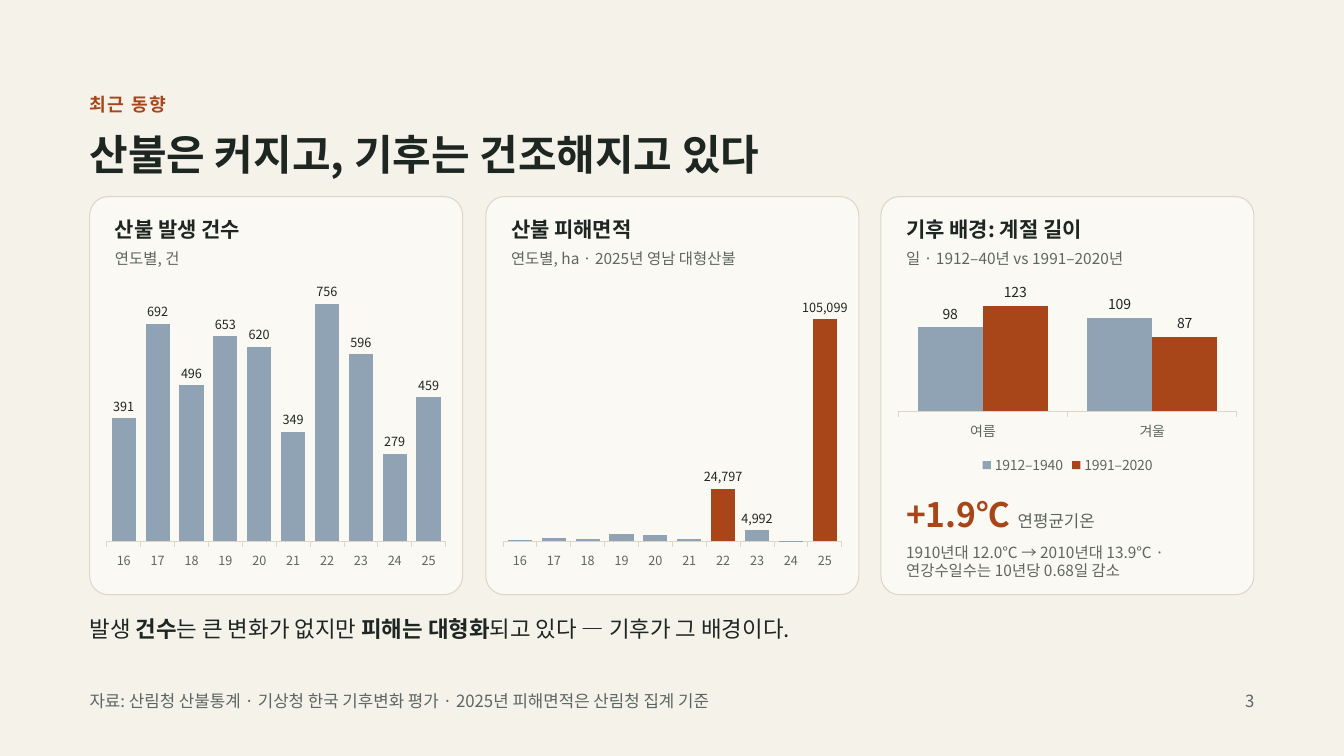
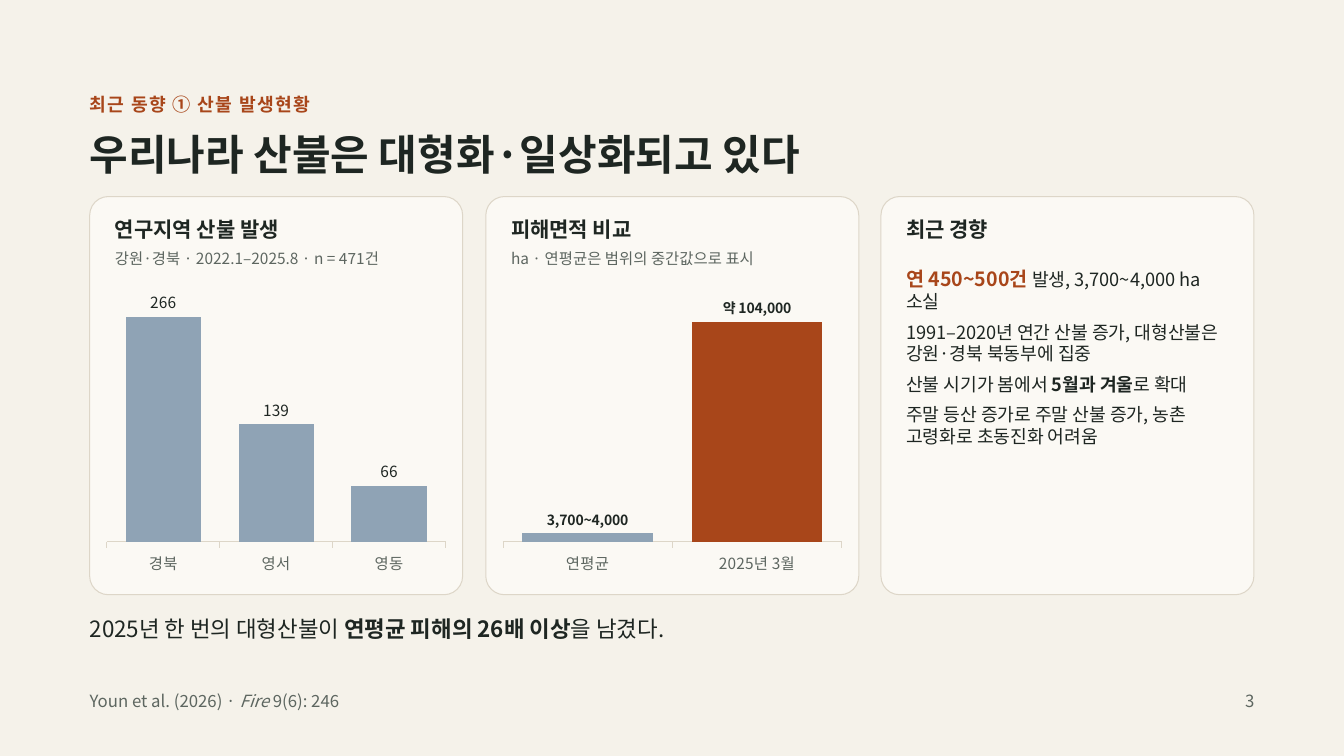
Before and after one commit to otterlee0208/otterlee, a slide deck: slide 3 of 산불논문_발표자료_수정본.pptx. Drawn at 1344x756 pixels with LibreOffice and Linux fonts; fonts in the diff are those of the drawing. Boxes give left, top, right and bottom in pixels: in the first picture for what was removed or moved away, otherwise in the second. Text is boxed around its words. In the diff, an @@ line names an element or a change of style, - is before the commit and + after.

```diff
--- a/산불논문_발표자료_수정본.pptx
+++ b/산불논문_발표자료_수정본.pptx
@@ text at <box>90,95,311,113</box>: text changed @@
-최근 동향
+최근 동향 ① 산불 발생현황
@@ title at <box>90,134,800,174</box>: text changed @@
-산불은 커지고, 기후는 건조해지고 있다
+우리나라 산불은 대형화·일상화되고 있다
@@ text at <box>115,219,279,239</box>: text changed @@
-산불 발생 건수
+연구지역 산불 발생
@@ text at <box>511,219,632,239</box>: text changed @@
-산불 피해면적
+피해면적 비교
@@ text at <box>906,219,989,239</box>: text changed @@
-기후 배경: 계절 길이
+최근 경향
@@ text at <box>115,251,379,265</box>: text changed @@
-연도별, 건
+강원·경북 · 2022.1–2025.8 · n = 471건
@@ text at <box>511,251,754,265</box>: text changed @@
-연도별, ha · 2025년 영남 대형산불
+ha · 연평균은 범위의 중간값으로 표시
@@ text removed at <box>906,251,1123,265</box> @@
-일 · 1912–40년 vs 1991–2020년
@@ text added at <box>906,269,1219,445</box>, 13 pt, text #1E2622 @@
+연 450~500건 발생, 3,700~4,000 ha 소실
+1991–2020년 연간 산불 증가, 대형산불은 강원·경북 북동부에 집중
+산불 시기가 봄에서 5월과 겨울로 확대
+주말 등산 증가로 주말 산불 증가, 농촌 고령화로 초동진화 어려움
@@ column chart at <box>100,282,453,580</box> @@
-categories: 16, 17, 18, 19, 20, 21, 22, 23, 24, 25
+categories: 경북, 영서, 영동
-Series 1: 391, 692, 496, 653, 620, 349, 756, 596, 279, 459
+Series 1: 266, 139, 66
@@ data labels of Series 1 changed @@
@@ category axis changed @@
@@ bar spacing changed @@
@@ lettering changed @@
@@ column chart: place and size @@
-column chart at <box>100,282,453,575</box>
+column chart at <box>100,282,453,580</box>
@@ column chart at <box>496,282,849,580</box> @@
-categories: 16, 17, 18, 19, 20, 21, 22, 23, 24, 25
+categories: 연평균, 2025년 3월
-Series 1: 0, 1, 1, 3, 3, 1, 24, 5, 0, 100
+Series 1: 4, 100
@@ data labels of Series 1 added @@
@@ category axis changed @@
@@ bar spacing changed @@
@@ lettering changed @@
@@ column chart: place and size @@
-column chart at <box>496,282,849,575</box>
+column chart at <box>496,282,849,580</box>
@@ column chart removed at <box>891,282,1244,479</box> @@
-categories: 여름, 겨울
-1912–1940: 98, 109
-1991–2020: 123, 87
@@ text removed at <box>906,501,1151,577</box> @@
-+1.9℃ 연평균기온
-1910년대 12.0℃ → 2010년대 13.9℃ · 연강수일수는 10년당 0.68일 감소
@@ text at <box>90,618,664,639</box>: text changed @@
-발생 건수는 큰 변화가 없지만 피해는 대형화되고 있다 — 기후가 그 배경이다.
+2025년 한 번의 대형산불이 연평균 피해의 26배 이상을 남겼다.
@@ text at <box>90,693,339,710</box>: text changed @@
-자료: 산림청 산불통계 · 기상청 한국 기후변화 평가 · 2025년 피해면적은 산림청 집계 기준
+Youn et al. (2026) · Fire 9(6): 246
```
Also in this commit, not shown: 23 other slides changed, 1 slide added.
